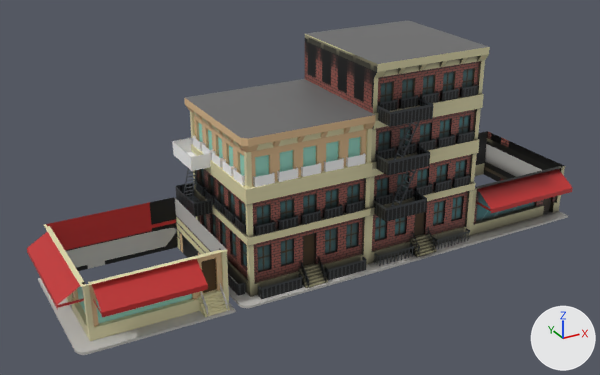
An edit to the Blender file Cutscene/Buildings/building.blend, drawn before and after from the same camera.
Before and after are seen from a camera (50 mm lens) standing at (-19.9, -28.1, 17.0) and looking at (-4.7, -0.5, 3.1). Every picture has the same lights, and +X, +Y and +Z are marked at lower right.

Names of what the first picture shows: 'Building Corner Floor.001', 'Building Corner Ground', 'Building Corner Store 1', 'Building Corner Top.001', 'Building Middle Floor', 'Building Middle Ground', 'Building Middle Store', 'Building Middle Top'.
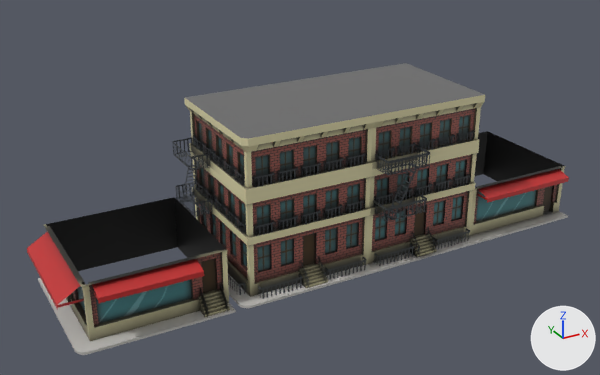
What differs and where, as boxes (x1, y1, x2, y2) in the pictures (600 x 375 px; the box of a moved part takes in the faces that stretch with it):
'Building Corner Store 1', surface changed, reshaped: (27, 197, 236, 355) in both
'Building Middle Top', surface changed, moved: before (305, 20, 490, 127); after (306, 63, 485, 175)
'Building Corner Top.001', surface changed, recoloured: (173, 79, 376, 192) in both
'Building Middle Floor', modifiers changed: before (369, 101, 483, 222); after (369, 146, 479, 222)
'Building Middle Store', reshaped, surface changed (grey to black): before (469, 131, 573, 243); after (469, 131, 569, 243)
part 1 of me_cube_015, moved or reshaped: before (377, 97, 434, 127); after (375, 145, 430, 175)
part 2 of me_cube_015, surface changed: before (305, 34, 378, 113)
part 3 of me_cube_023, moved or reshaped: before (478, 169, 573, 213); after (478, 169, 569, 203)
part 4 of me_cube_023, moved or reshaped: before (476, 201, 491, 211); after (477, 193, 487, 200)
part 5 of me_cube_023, surface changed (grey to black): (475, 131, 564, 181) in both
part 6 of me_cube_005, moved or reshaped: before (92, 259, 208, 318); after (92, 259, 204, 303)
part 7 of me_cube_005, surface changed: (46, 197, 227, 271) in both
part 8 of me_cube_006, recoloured (grey to black): before (173, 136, 366, 187); after (173, 136, 366, 186)

The change, as a diff of the scene's bpy script:
```diff
--- a/Cutscene/Buildings/building.blend.py
+++ b/Cutscene/Buildings/building.blend.py
@@ mat_building_corner_store_1 @@
 mat_building_corner_store_1 = principled_material('Building Corner Store 1')
-mat_building_corner_store_1.texture = img_building_corner_store_1
+mat_building_corner_store_1.texture = img_building_corner_store_png
@@ mat_building_corner_roof @@
 mat_building_corner_roof = principled_material('Building Corner Roof')
-mat_building_corner_roof.texture = img_building_corner_roof
+mat_building_corner_roof.texture = img_building_corner_roof_png
@@ mat_building_corner_roof_railing @@
+mat_building_corner_roof_railing = principled_material('Building Corner Roof Railing')
+mat_building_corner_roof_railing.texture = img_building_corner_roof_png  # with its transparency
@@ me_cube_015 @@
 me_cube_015.from_pydata(...)  # 570 vertices, 513 faces; spans x -2.7..3.6, y -2.7..2.7, z 0.0..2.3
 # used by ob_building_middle_top; location = (0.0, 0.0, 6.4); rotation_euler = (0.0, 0.0, -1.571), in degrees (0, 0, -90)
+# me_cube_015 part 1
+# 9 faces are deleted
+# 9 new faces join them, mat_building_middle_roof_railing (picture img_building_middle_roof)
+# me_cube_015 part 2: 160 kept faces spanning x -2.7..2.9, y -2.7..2.7, z 0.0..2.3 get new texture (UV) coordinates
 me_cube_015.materials.append(mat_building_middle_roof)
+me_cube_015.materials.append(mat_building_middle_roof_railing)  # picture img_building_middle_roof
@@ me_cube_023 @@
 # used by ob_building_middle_store; location = (5.4, 0.0, 0.0); rotation_euler = (0.0, 0.0, -1.571), in degrees (0, 0, -90)
-me_cube_023.from_pydata(...)  # 448 vertices, 377 faces; spans x -2.7..3.6, y -2.7..2.7, z 0.0..2.4
+me_cube_023.from_pydata(...)  # 448 vertices, 377 faces; spans x -2.7..3.3, y -2.7..2.7, z 0.0..2.4
+# me_cube_023 part 3: all 36 vertices in x 3.6, y -2.4..2.4, z 1.5..1.7 are scaled about their middle by (0.7, 1, 1), then moved by (-0.15, 0.0, 0.4)
+# me_cube_023 part 4: all 2 vertices in x 2.6, y -2.4, z 1.6..1.7 are scaled about their middle by (0.7, 1, 1), then moved by (-0.15, 0.0, 0.4)
+# me_cube_023 part 5: texture (UV) coordinates of 197 of 377 faces, centred in x -2.7..3.0, y -2.7..2.7, z 0.05..2.25, changed; they spanned u 0.15..0.82, v 0.0..0.56 and now span u 0.7..0.98, v 0.12..0.35
 me_cube_023.materials.append(mat_material)
@@ me_cube_005 @@
-me_cube_005.from_pydata(...)  # 855 vertices, 768 faces; spans x -3.6..2.7, y -3.61..2.7, z 0.0..2.4
+me_cube_005.from_pydata(...)  # 855 vertices, 768 faces; spans x -3.6..2.7, y -3.31..2.7, z 0.0..2.4
+# me_cube_005 part 6: all 34 vertices in x -2.39..1.51, y -3.61..-2.61, z 1.5..1.7 are scaled about their middle by (1, 0.6, 1), then moved by (0.0, 0.1, 0.4)
+# me_cube_005 part 7: texture (UV) coordinates of 214 of 768 faces, centred in x -3.25..2.7, y -3.25..2.7, z 0.05..2.25, changed; they spanned u 0.16..0.53, v 0.0..0.46 and now span u 0.82..0.99, v 0.46..0.67
 me_cube_005.materials.append(mat_building_corner_store_1)
@@ me_cube_006 @@
 me_cube_006.from_pydata(...)  # 707 vertices, 631 faces; spans x -2.7..2.9, y -3.6..2.7, z 0.0..2.3
 # used by ob_building_corner_top_001; location = (-5.4, 0.0, 4.4); rotation_euler = (0.0, 0.0, -1.571), in degrees (0, 0, -90)
+# me_cube_006 part 8: 47 of the faces centred in x -2.5..2.75, y -3.6..2.4, z 0.0..0.45 switch from mat_building_corner_roof (picture img_building_corner_roof) to mat_building_corner_roof_railing (picture img_building_corner_roof_png)
@@ ob_building_middle_top @@
 ob_building_middle_top = bpy.data.objects.new('Building Middle Top', me_cube_015)
-ob_building_middle_top.location = (0.0, 0.0, 6.4)
+ob_building_middle_top.location = (0.0, 0.0, 4.4)
 ob_building_middle_top.rotation_euler = (0.0, 0.0, -1.571)  # degrees (0, 0, -90)
@@ ob_building_middle_floor @@
 ob_building_middle_floor.location = (0.0, 0.0, 2.4)
-_m = ob_building_middle_floor.modifiers.new('Array', 'ARRAY')
-_m.relative_offset_displace = (0.0, 0.0, 1.0)
```
